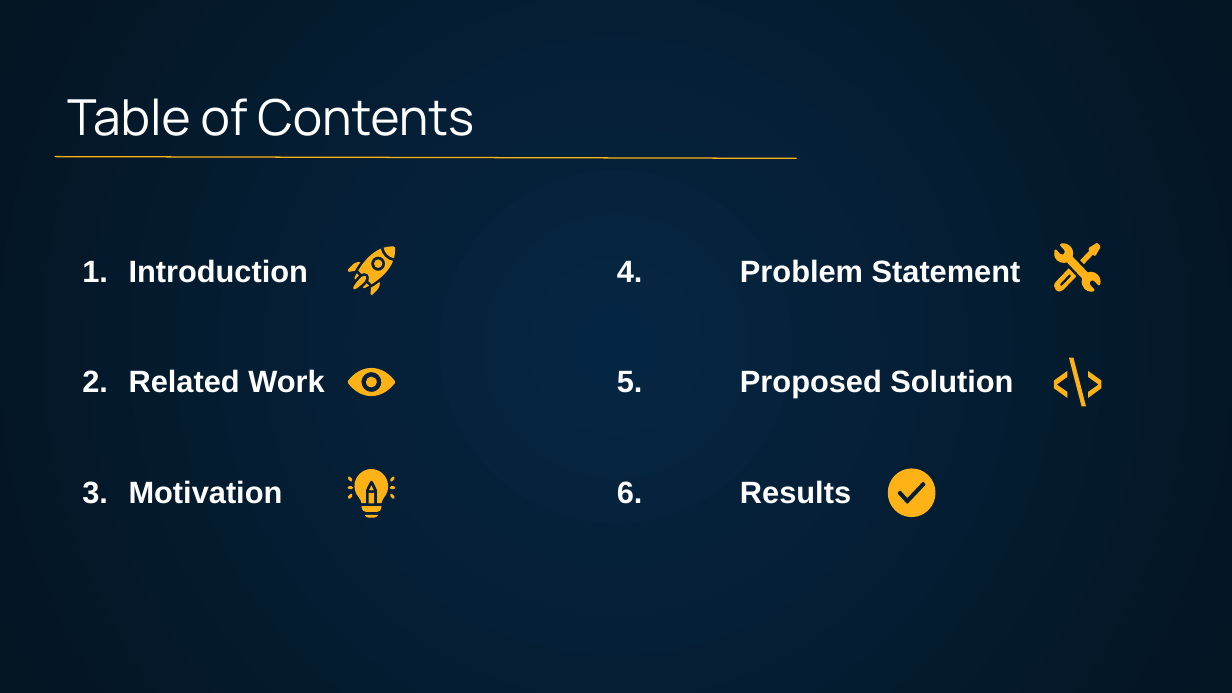
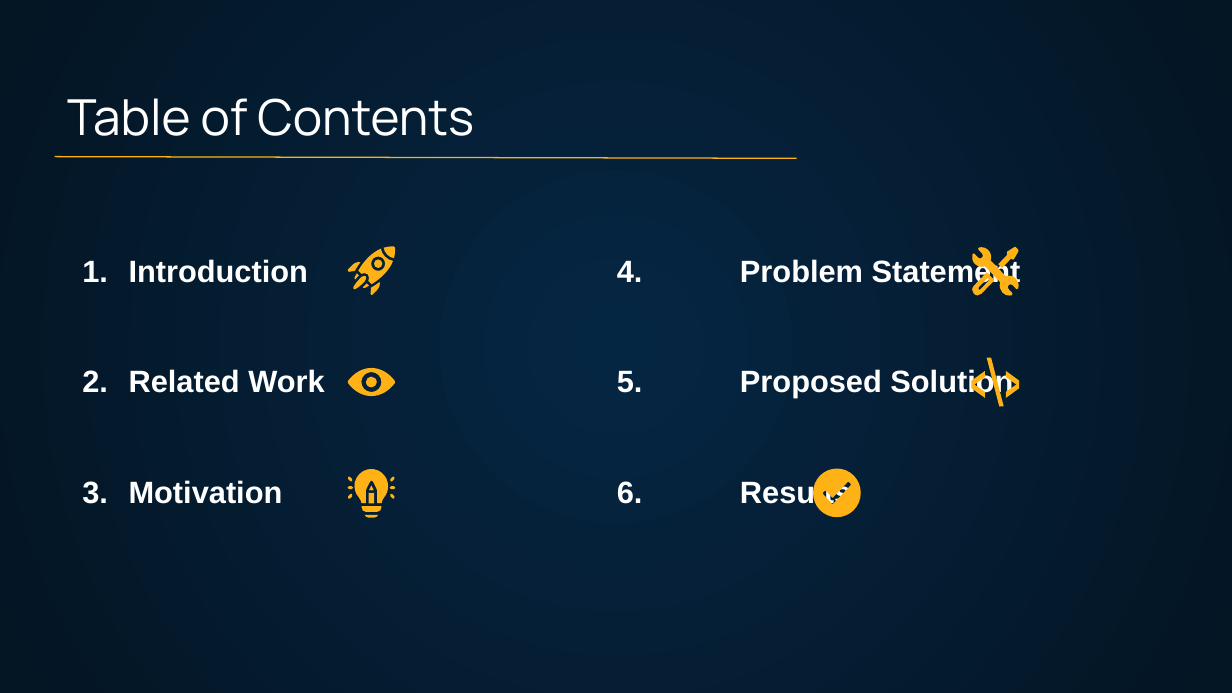
Before and after one commit to slowloris-98/DDoS_RL, a slide deck: slide 2 of CS258_Project_presentation.pptx. Drawn at 1232x693 pixels with LibreOffice and Linux fonts; fonts in the diff are those of the drawing. Boxes give left, top, right and bottom in pixels: in the first picture for what was removed or moved away, otherwise in the second. Text is boxed around its words. In the diff, an @@ line names an element or a change of style, - is before the commit and + after.

```diff
--- a/CS258_Project_presentation.pptx
+++ b/CS258_Project_presentation.pptx
@@ 3 freeform shapes: place and size @@
-3 freeform shapes at (1053,243,1101,292)
+3 freeform shapes at (972,246,1020,296)
@@ freeform shape: place and size @@
-freeform shape at (1069,357,1087,405)
+freeform shape at (987,357,1004,405)
@@ freeform shape: place and size @@
-freeform shape at (1053,371,1067,398)
+freeform shape at (972,371,986,398)
@@ freeform shape: place and size @@
-freeform shape at (1088,371,1101,398)
+freeform shape at (1005,371,1019,398)
@@ freeform shape: place and size @@
-freeform shape at (888,468,936,516)
+freeform shape at (813,468,861,516)
```
Also in this commit, not shown: 4 other slides changed, 2 slides added, 2 other files.
